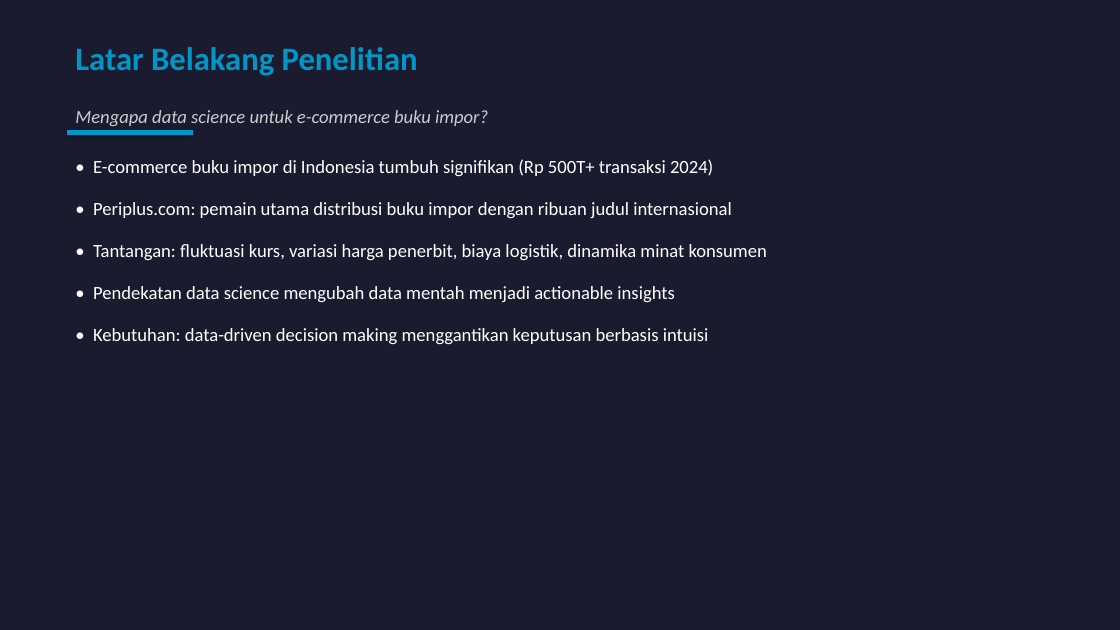
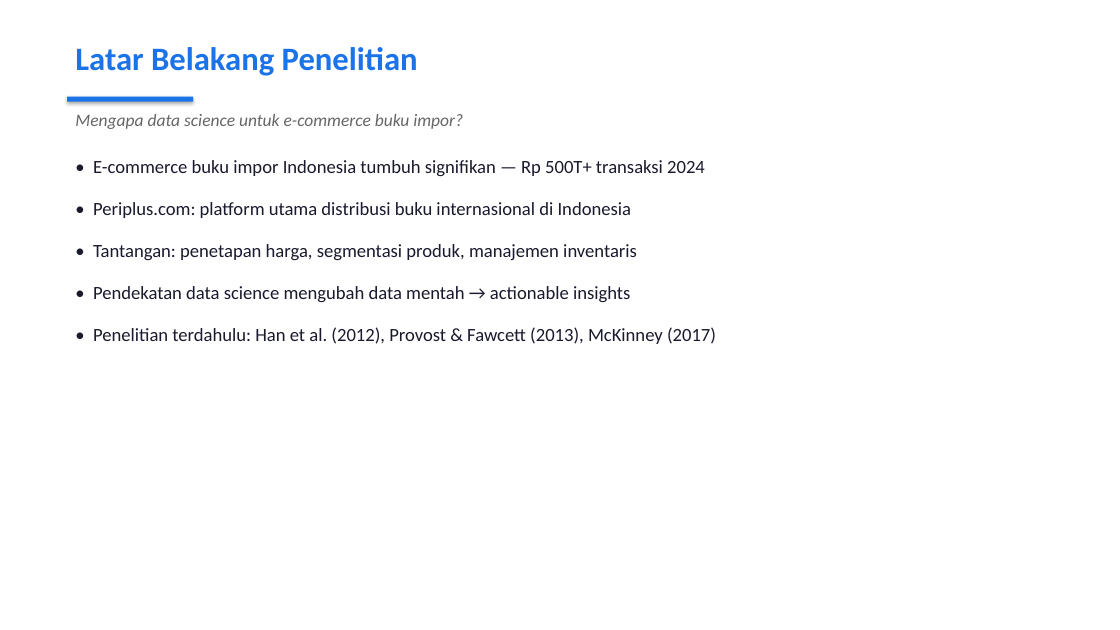
Before and after one commit to gadingnst/project-data-science, a slide deck: slide 2 of uas/presentasi_jurnal_artikel.pptx. Drawn at 1120x630 pixels with LibreOffice and Linux fonts; fonts in the diff are those of the drawing. Boxes give left, top, right and bottom in pixels: in the first picture for what was removed or moved away, otherwise in the second. Text is boxed around its words. In the diff, an @@ line names an element or a change of style, - is before the commit and + after.

Commit message:
feat(uas): revamp 2 PPTs with distinct themes + presentation scripts
PPT Gading (dark theme, 11 slides):
- Web scraping, statistik deskriptif, regresi linier, k-Means clustering
- Business insights & rekomendasi

PPT Rina (white/light theme, 11 slides):
- Latar belakang, CRISP-DM, data cleaning, korelasi Pearson
- Klasifikasi DT/RF, Big Data 5V

Scripts:
- skrip_presentasi_gading.md (Zoom recording cheatsheet)
- skrip_presentasi_rina.md (Zoom recording cheatsheet)

```diff
--- a/uas/presentasi_jurnal_artikel.pptx
+++ b/uas/presentasi_jurnal_artikel.pptx
@@ background #1B1B2F to #FFFFFF @@
@@ text "Latar Belakang Penelitian" at (x1=75, y1=47, x2=418, y2=76): text colour #0096C7 to #1A73E8 @@
@@ text "Mengapa data science untuk e-commerce ..." at (x1=75, y1=114, x2=463, y2=129): size 16 to 15 pt, text colour #CCCCCC to #666666 @@
@@ rectangle moved from (x1=67, y1=130, x2=193, y2=135) to (x1=67, y1=97, x2=193, y2=102) @@
@@ rectangle at (x1=67, y1=97, x2=193, y2=102): fill #0096C7 to #1A73E8 @@
@@ text at (x1=93, y1=160, x2=705, y2=176): text changed; text colour #FFFFFF to #1A1A2E @@
-• E-commerce buku impor di Indonesia tumbuh signifikan (Rp 500T+ transaksi 2024)
+• E-commerce buku impor Indonesia tumbuh signifikan — Rp 500T+ transaksi 2024
@@ text at (x1=93, y1=202, x2=632, y2=218): text changed; text colour #FFFFFF to #1A1A2E @@
-• Periplus.com: pemain utama distribusi buku impor dengan ribuan judul internasional
+• Periplus.com: platform utama distribusi buku internasional di Indonesia
@@ text at (x1=93, y1=244, x2=637, y2=260): text changed; text colour #FFFFFF to #1A1A2E @@
-• Tantangan: fluktuasi kurs, variasi harga penerbit, biaya logistik, dinamika minat konsumen
+• Tantangan: penetapan harga, segmentasi produk, manajemen inventaris
@@ text at (x1=93, y1=286, x2=630, y2=302): text changed; text colour #FFFFFF to #1A1A2E @@
-• Pendekatan data science mengubah data mentah menjadi actionable insights
+• Pendekatan data science mengubah data mentah → actionable insights
@@ text at (x1=93, y1=327, x2=716, y2=344): text changed; text colour #FFFFFF to #1A1A2E @@
-• Kebutuhan: data-driven decision making menggantikan keputusan berbasis intuisi
+• Penelitian terdahulu: Han et al. (2012), Provost & Fawcett (2013), McKinney (2017)
```
Also in this commit, not shown: 6 other slides changed, 4 slides added, 8 slides removed, 3 other files.
